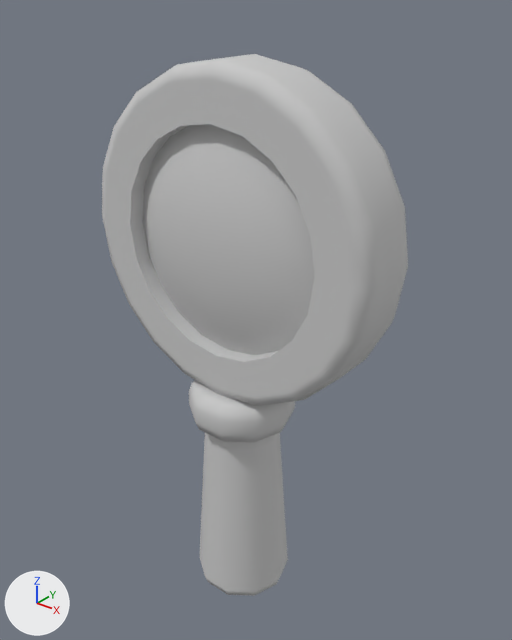
One commit to the FBX model Assets/_Assets/Models/loupe_01.fbx: the scene before it, then after it.
One viewpoint serves both versions: a 50 mm camera at (2.28, -2.72, 2.92) aimed at (0.01, 0.12, 1.16). Arrows for +X, +Y and +Z are at lower left; the lights stay in place. Where no turn or scale is listed for an object, it has been applied to the vertices.

The older version as bpy lines, for what is in view:
```python
me_mesh = bpy.data.meshes.new('Mesh')
me_mesh.from_pydata(...)  # 372 vertices, 353 faces; spans x -0.9..0.9, y -0.3..0.3, z -0.64..2.58
me_mesh.materials.append(mat_gray_simple)  # light grey #cacaca
ob_loupe_01 = bpy.data.objects.new('loupe_01', me_mesh)
ob_loupe_01.location = (0.0, 0.0, 0.0)
```
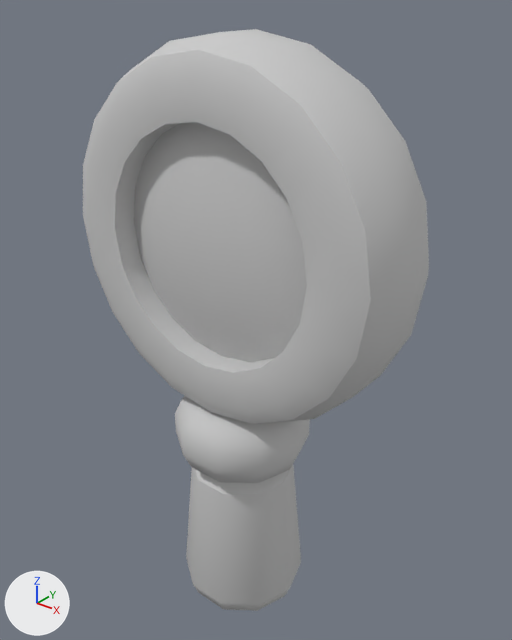
Patch to the scene script:
```diff
--- a/Assets/_Assets/Models/loupe_01.fbx.py
+++ b/Assets/_Assets/Models/loupe_01.fbx.py
@@ me_mesh @@
 # used by ob_loupe_01; location = (0.0, 0.0, 0.0)
-me_mesh.from_pydata(...)  # 372 vertices, 353 faces; spans x -0.9..0.9, y -0.3..0.3, z -0.64..2.58
+me_mesh.from_pydata(...)  # 372 vertices, 684 faces; spans x -1.01..1.01, y -0.38..0.38, z -0.73..2.69
+# me_mesh part 1: the loose piece of 160 vertices spanning x -0.9..0.9, y -0.21..0.21, z 0.78..2.58 is rebuilt with 160 vertices and now spans x -1.01..1.01, y -0.33..0.33, z 0.67..2.69
+# me_mesh part 2: the loose piece of 51 vertices spanning x -0.65..0.65, y -0.25..-0.11, z 1.03..2.32 is rebuilt with 51 vertices and now spans x -0.78..0.78, y -0.27..-0.11, z 0.9..2.46
+# me_mesh part 3: the loose piece of 50 vertices spanning x -0.29..0.29, y -0.28..0.28, z -0.64..0.57 is rebuilt with 50 vertices and now spans x -0.38..0.38, y -0.36..0.36, z -0.73..0.32
+# me_mesh part 4: a new loose piece of 60 vertices spanning x -0.4..0.4, y -0.38..0.38, z 0.3..0.72, in mat_gray_simple (light grey #cacaca)
+# me_mesh part 5
+# 60 vertices are removed from x -0.31..0.31, y -0.3..0.3, z 0.56..0.81
+# 52 faces are deleted
 me_mesh.materials.append(mat_gray_simple)
```

Pixel boxes (x1, y1, x2, y2) of what changed, in the pictures (512 x 640 px):
'loupe_01', reshaped (13% wider, 7% taller)
    before: (102, 54, 408, 596)
    after: (83, 29, 429, 611)
part 1 of me_mesh, rebuilt (13% wider, 12% taller)
    before: (102, 54, 408, 406)
    after: (83, 29, 429, 424)
part 2 of me_mesh, rebuilt
    before: (142, 124, 315, 355)
    after: (134, 122, 307, 362)
part 3 of me_mesh, rebuilt (30% wider, 10% shorter)
    before: (200, 433, 288, 596)
    after: (186, 465, 301, 611)
part 4 of me_mesh, added
    after: (175, 396, 310, 483)
part 5 of me_mesh, deleted
    before: (189, 380, 295, 442)
